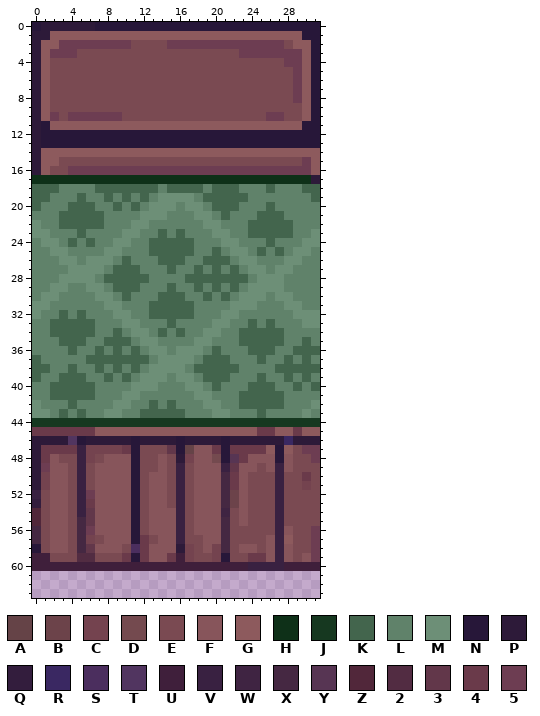
Pixel-art sprite, stored at Assets/Graphics/Environment/wall_front.png. Above: the version before the commit.
The file is 32x64 pixels. Colours within 5 levels of each other are drawn and written as one. The old version is drawn lined up with the new one.
Palette (. is transparent): A #654347  B #6c434a  C #74434f  D #744a4f  E #7a4a52  F #87555b  G #8d5a5d  H #0e3018  J #163820  K #43654d  L #60826a  M #6d8f77  N #271739  P #2d1a39  Q #331d3d  R #3a2862  S #4b2e5e  T #513560  U #3f1f3b  V #392141  W #3f2442  X #452842  Y #573553  Z #51273a  2 #522c42  3 #62374a  4 #6a3a4a  5 #6d3d52
Pixels before, first column x 0:
 0 NPPPPPPNNNNNNNNNNNNNNNNNNNNNNNNN
 1 PPGGGGGGGGGGGGGGGGGGGGGGGGGGGGNN
 2 PGG55555555EEEE5555555555555EGGN
 3 PG555EEEEEEEEEEEEEEEEEE5555555GN
 4 PGEEEEEEEEEEEEEEEEEEEEEEEEEE55GN
 5 PGEEEEEEEEEEEEEEEEEEEEEEEEEEE5GN
 6 PGEEEEEEEEEEEEEEEEEEEEEEEEEEE5GN
 7 PGEEEEEEEEEEEEEEEEEEEEEEEEEEE5GN
 8 PGEEEEEEEEEEEEEEEEEEEEEEEEEEE5GN
 9 PGEEEEEEEEEEEEEEEEEEEEEEEEEEEEGN
10 PG5E555555EEEEEEEEEEEEEEEE55EEGN
11 PNGGGGGGGGGGGGGGGGGGGGGGGGGGGGNN
12 PNNNNNNNNNNNNNNNNNNNNNNNNNNNNNNN
13 PNNNNNNNNNNNNNNNNNNNNNNNNNNNNNNN
14 PGGGGGGGGGGGGGGGGGGGGGGGGGGGGGGG
15 PGGEEEEEEEEEEEEEEEEEEEEEEEEEEE5G
16 PGEE555555555555555555555555555G
17 HHHHHHHHHHHHHHHHHHHHHHHHHHHHHHHP
18 KKKLLLLKKKKKKKLKKKKLKKKLLLKLLLKK
19 KKLLLKLLKLKLKLMMMMLKKKKKLLLLLLLK
20 KLLLKKKLLKLKLMMMLMMLKKKLLLKLLLLL
21 LLLKKKKKLLLLMMMLLLMMLKLLLKKKLLLL
22 MLLKKKKKLLLMMLLLLLLMMLLLKKKKKLLL
23 MMLLLKLLLLMMLLKLKLLLMMLLKKKKKLLM
24 LMMLKLKLLMMLLKKKKKLLLMMLLLKLLLMM
25 LLMMLLLLMMLLLKKKKKLLKLMMLKLKLMML
26 LLLMMLMMMLKLLLKKKLLKKKLMMLLLMMLL
27 LLLLMMMMLKKKLLLKLLKLKLKLMMLMMLLL
28 LLLMMMMLKKKKKLLLLKKKKKKKLMMMLLLL
29 LLMMLLMMLKKKLLLKLLKLKLKLMMMMLLLL
30 LMMLLLLMMLKLLLKKKLLKLKLMMMLMMLLL
31 MMLLLLLLMMLLLKKKKKLLLLMMMLLLMMLL
32 MLLKLKLLLMMLLKKKKKLLLMMLLLLLLMMM
33 LLKKKKKLLLMMLLLKLLLLMMLLKLKLLLMM
34 LLKKKKKLLKLMMLKLKLLMMLLKKKKKLLLL
35 LLLKKKLLKKKLMMLLLLMMLLLKKKKKLLKL
36 LLLLKLLKLKLKLMMLMMMLKLLLKKKLLKKK
37 KLLLLLKKKKKKKLMMMMLKKKLLLKLLKLKL
38 KKLLKLLKLKLKLMMMMLKKKKKLLLLKKKKK
39 KLLKKKLLKLKLMMMLMMLKKKLLLKLLKLKL
40 LLKKKKKLLLLMMMLLLMMLKLLLKKKLLKLK
41 LLKKKKKLLLMMLLLLLLMMLLLKKKKKLLLL
42 MLLLKLLLLMMLLKLKLLLMMLLKKKKKLLLM
43 MMLKLKLLMMLLKKKKKLLLMMLLLKLLLLML
44 JJJJJJJJJJJJJJJJJJJJJJJJJJJJJJJJ
45 4444444GGGGGGGGGGGGGGGGGG44GG4GG
46 PPPPTNPPPPPNPPPPNPPPPNPPPPPPRPPP
47 P4444VCCCC4NEEE3NAFF4N4444GNGE55
48 P4FEEVCEFFFNEEFEPCFFDNY4FFFNFEE5
49 P5FFEVEFFFFNEEFEVEFFFV3FFEFVFEEE
50 PCFFEVEFFFFNEFFEVEFFFX4FEEEVEE4E
51 PCFFEVEFFFFNEFFEVEFFFX4FEEEVEECE
52 VEFFEV5FFFFNEFFEVEFFFXBFEEEVEEEE
53 QEFFEV4FFFFNEFFEVEFFFXBFEEEVEEEE
54 ZEFFEV3FFFFNEFFFVEFFFWEFEEEVEEEE
55 ZEFFEX3FFFFNEFFFVEFFFXEFEEEVEEEE
56 XEFFEX5FFFFNEFFFVEFFFXEEEEEVFEE5
57 XEFFEXCEFFFN4EFFVEEFFXEEEEFVGEE5
58 NEFFEX3FFFES4FFFPCEFCXEFFEFVFEE5
59 UUEEE22EEE4N4FF4UCEECNEE44FVFEF5
60 UUUUUUUUUUUUUUUUUUUUUUUUVVVVUUUU
Now the later version:
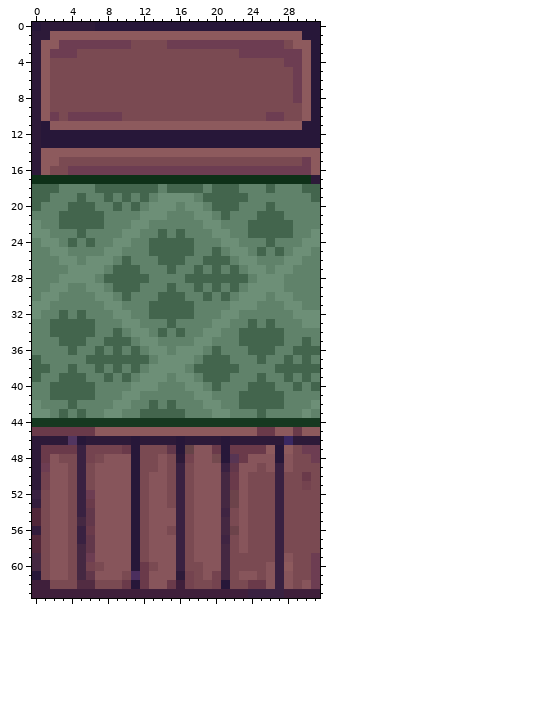
From the commit log: making all walls same height
From old to new:
{"change": "whole drawing moved by +0,-3 (the old picture is shown already moved)"}
{"y":56,"x":0,"old":"X","new":"Q"}
{"y":56,"x":5,"old":"X5","new":"V4"}
{"y":56,"x":15,"old":"F","new":"E"}
{"y":56,"x":22,"old":"EE","new":"BF"}
{"y":56,"x":28,"old":"F","new":"E"}
{"y":56,"x":31,"old":"5","new":"E"}
{"y":57,"x":0,"old":"X","new":"Z"}
{"y":57,"x":5,"old":"XCE","new":"V3F"}
{"y":57,"x":12,"old":"4E","new":"EF"}
{"y":57,"x":18,"old":"E","new":"F"}
{"y":57,"x":21,"old":"X","new":"W"}
{"y":57,"x":23,"old":"E","new":"F"}
{"y":57,"x":26,"old":"F","new":"E"}
{"y":57,"x":28,"old":"G","new":"E"}
{"y":57,"x":31,"old":"5","new":"E"}
{"y":58,"x":0,"old":"N","new":"Z"}
{"y":58,"x":10,"old":"ES4","new":"FNE"}
{"y":58,"x":16,"old":"PCE","new":"VEF"}
{"y":58,"x":20,"old":"C","new":"F"}
{"y":58,"x":24,"old":"F","new":"E"}
{"y":58,"x":26,"old":"F","new":"E"}
{"y":58,"x":28,"old":"F","new":"E"}
{"y":58,"x":31,"old":"5","new":"E"}
{"y":59,"x":0,"old":"UUEE","new":"XEFF"}
{"y":59,"x":5,"old":"22EEE4","new":"X5FFFF"}
{"y":59,"x":12,"old":"4","new":"E"}
{"y":59,"x":15,"old":"4UCEECN","new":"FVEFFFX"}
{"y":59,"x":24,"old":"44F","new":"EEE"}
{"y":59,"x":30,"old":"F","new":"E"}
{"y":60,"x":0,"old":"UUUUUUUUUUUUUUUUUUUUUUUUVVV","new":"XEFFEXCEFFFN4EFFVEEFFXEEEEF"}
{"y":60,"x":28,"old":"UUUU","new":"GEE5"}
{"y":61,"x":0,"old":"................................","new":"NEFFEX3FFFES4FFFPCEFCXEFFEFVFEE5"}
{"y":62,"x":0,"old":"................................","new":"UUEEE22EEE4N4FF4UCEECNEE44FVFEF5"}
{"y":63,"x":0,"old":"................................","new":"UUUUUUUUUUUUUUUUUUUUUUUUVVVVUUUU"}
{"label":"changed","picture_box":[32,526,320,598]}
